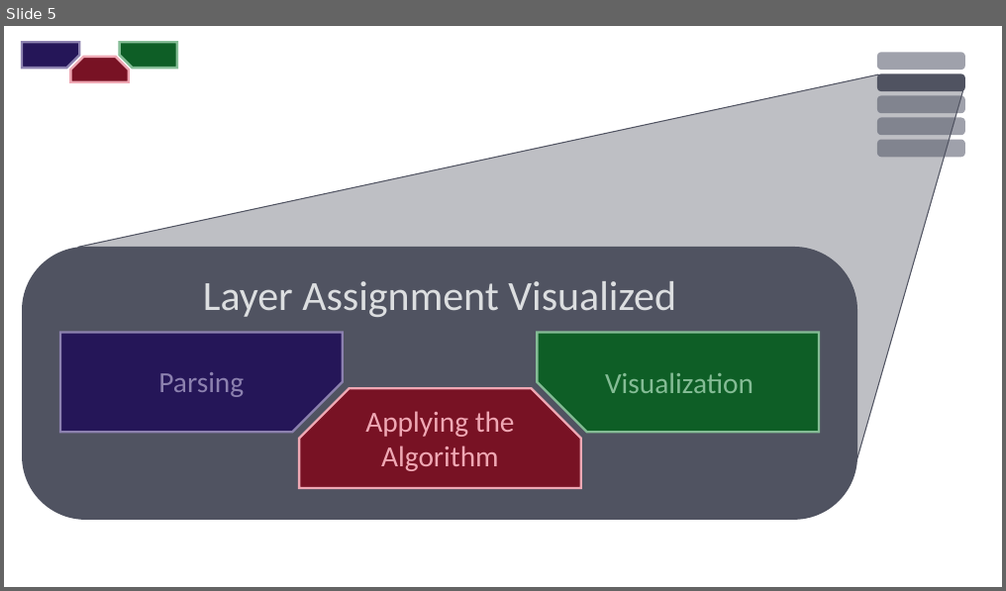
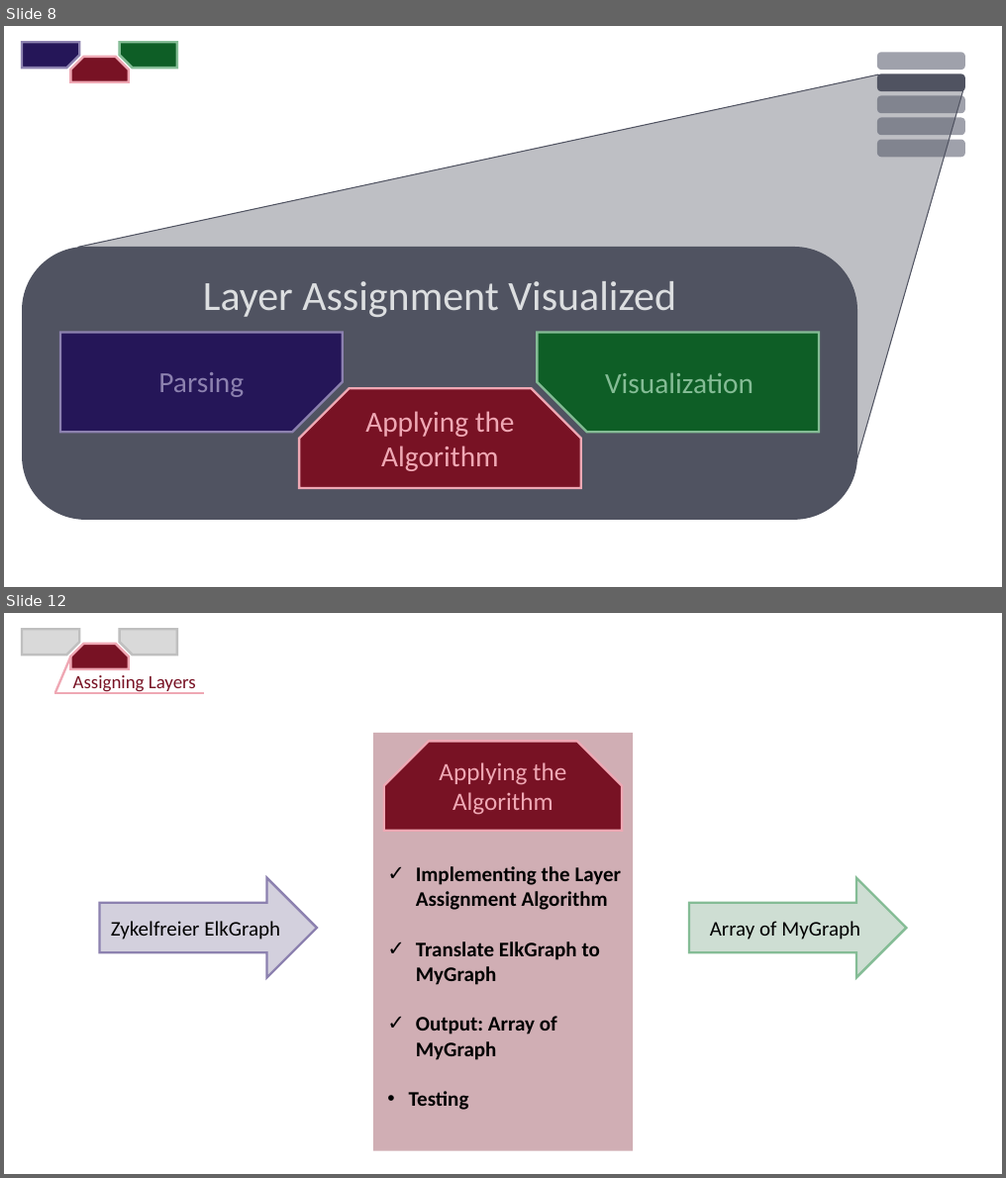
Before and after one commit to fryLA/LAProject, a slide deck: DokuLayerAssignment/ZwischenPräsentation.pptx. Shown one above the other, each under a label of ours: slide 5 before the commit, slides 8 and 12 after it; the slides between them are not shown. The pictures are 1006x591 and 1006x1178 pixels, drawn with LibreOffice and Linux fonts; fonts in the diff are those of the drawing. Boxes give left, top, right and bottom in pixels: in the first picture for what was removed or moved away, otherwise in the second. Text is boxed around its words. In the diff, an @@ line names an element or a change of style, - is before the commit and + after.

```diff
--- a/DokuLayerAssignment/ZwischenPräsentation.pptx
+++ b/DokuLayerAssignment/ZwischenPräsentation.pptx
@@ slide 12 added at [4, 613, 1002, 1174], background #FFFFFF @@
@@ snip rect added at [22, 630, 79, 655], fill #D9D9D9, outline #BFBFBF 2.25 pt @@
@@ snip rect added at [119, 630, 177, 655], fill #D9D9D9, outline #BFBFBF 2.25 pt @@
@@ line added from (70, 657) to (55, 693), #EFA8B4 2.25 pt @@
@@ snip same rect added at [70, 644, 129, 669], fill #781224, outline #EFA8B4 2.25 pt @@
@@ line added from (54, 693) to (204, 693), #EFA8B4 2.25 pt @@
@@ text added at [73, 675, 196, 693], 18 pt, text #781224 @@
+Assigning Layers
@@ rectangle added at [373, 733, 633, 1152], fill #781224 at 34% opacity, 20 pt, text #000000, bold @@
+✓ Implementing the Layer Assignment Algorithm
+✓ Translate ElkGraph to MyGraph
+✓ Output: Array of MyGraph
+• Testing
@@ snip same rect added at [384, 741, 623, 831], fill #781224, outline #EFA8B4 2.25 pt @@
@@ text added at [439, 762, 566, 815], 24 pt, text #EFA8B4 @@
+Applying the Algorithm
@@ right arrow added at [100, 878, 317, 977], fill #251658 at 20% opacity, outline #8C81AF 2.25 pt, 20 pt, text #000000 @@
+Zykelfreier ElkGraph
@@ right arrow added at [689, 878, 906, 977], fill #0E5E26 at 20% opacity, outline #84BC95 2.25 pt, 20 pt, text #000000 @@
+Array of MyGraph
@@ what was slide 5 is now slide 8 @@
```
Also in this commit, not shown: 2 slides changed, 6 other slides added, 1 slide removed, 1 other file.
